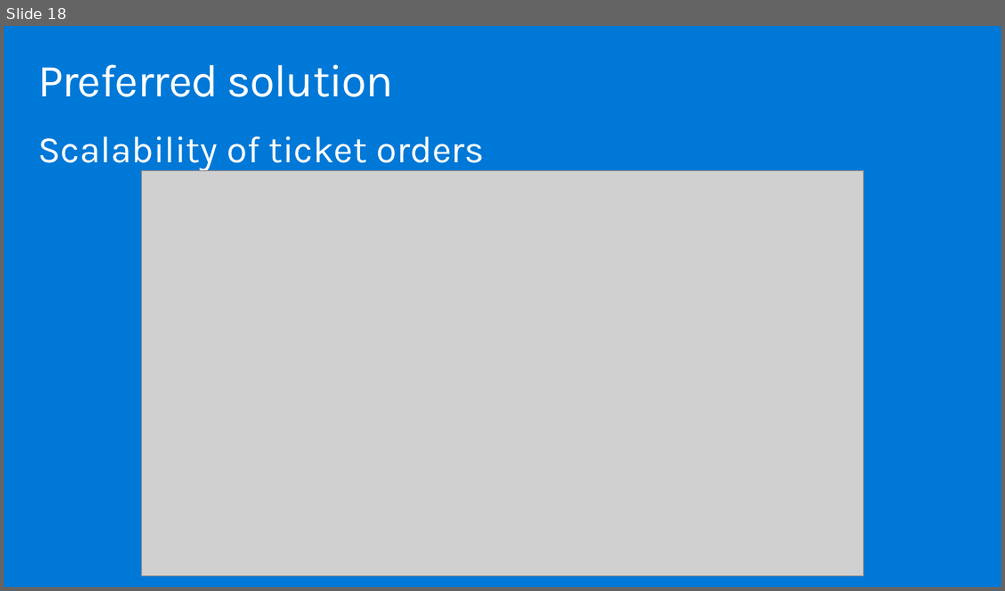
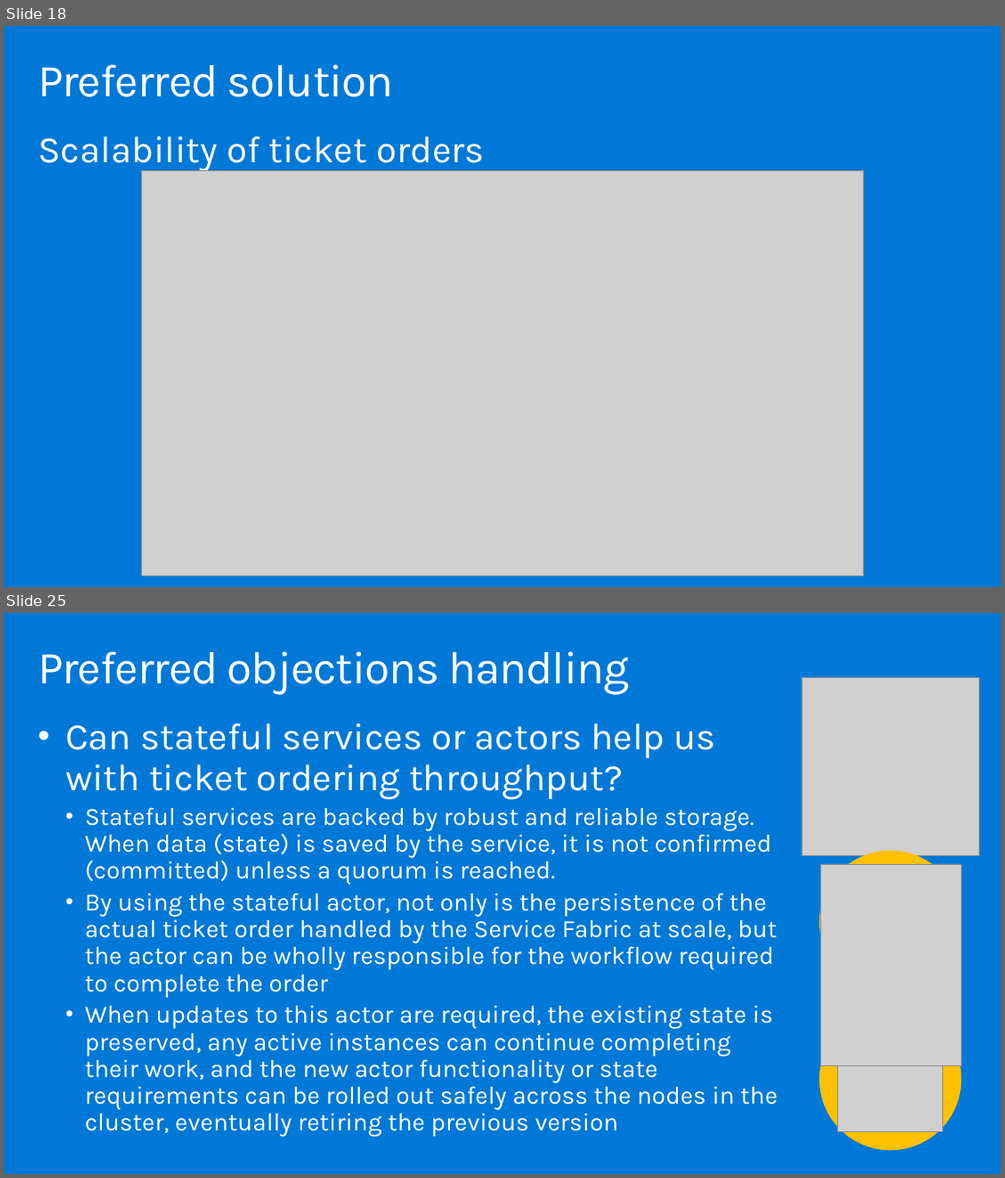
Before and after one commit to yellowbrickcode/MCW-Microservices-architecture, a slide deck: WDS/Whiteboard Design Session Trainer Presentation - Microservices architecture.pptx. Shown one above the other, each under a label of ours: slide 18 before the commit, slides 18 and 25 after it; the slides between them are not shown. The pictures are 1005x591 and 1005x1178 pixels, drawn with LibreOffice and Linux fonts; fonts in the diff are those of the drawing; grey boxes stand for pictures. Boxes give left, top, right and bottom in pixels: in the first picture for what was removed or moved away, otherwise in the second. Text is boxed around its words. In the diff, an @@ line names an element or a change of style, - is before the commit and + after.

```diff
--- a/WDS/Whiteboard Design Session Trainer Presentation - Microservices architecture.pptx
+++ b/WDS/Whiteboard Design Session Trainer Presentation - Microservices architecture.pptx
@@ slide 25 added at [4, 613, 1001, 1174], background #0078D7 @@
@@ title added at [38, 651, 629, 694], 44.1 pt, text #FFFFFF @@
+Preferred objections handling
@@ text added at [65, 723, 777, 1136], 24 pt, text #FFFFFF @@
+• Can stateful services or actors help us with ticket ordering throughput?
+  • Stateful services are backed by robust and reliable storage. When data (state) is saved by the service, it is not confirmed (committed) unless a quorum is reached.
+  • By using the stateful actor, not only is the persistence of the actual ticket order handled by the Service Fabric at scale, but the actor can be wholly responsible for the workflow required to complete the order
+  • When updates to this actor are required, the existing state is preserved, any active instances can continue completing their work, and the new actor functionality or state requirements can be rolled out safely across the nodes in the cluster, eventually retiring the previous version
@@ group added at [802, 678, 979, 1150]: 3 pictures, 2 ellipses @@
```
Also in this commit, not shown: 13 slides changed, 3 other slides added, 8 other files.
